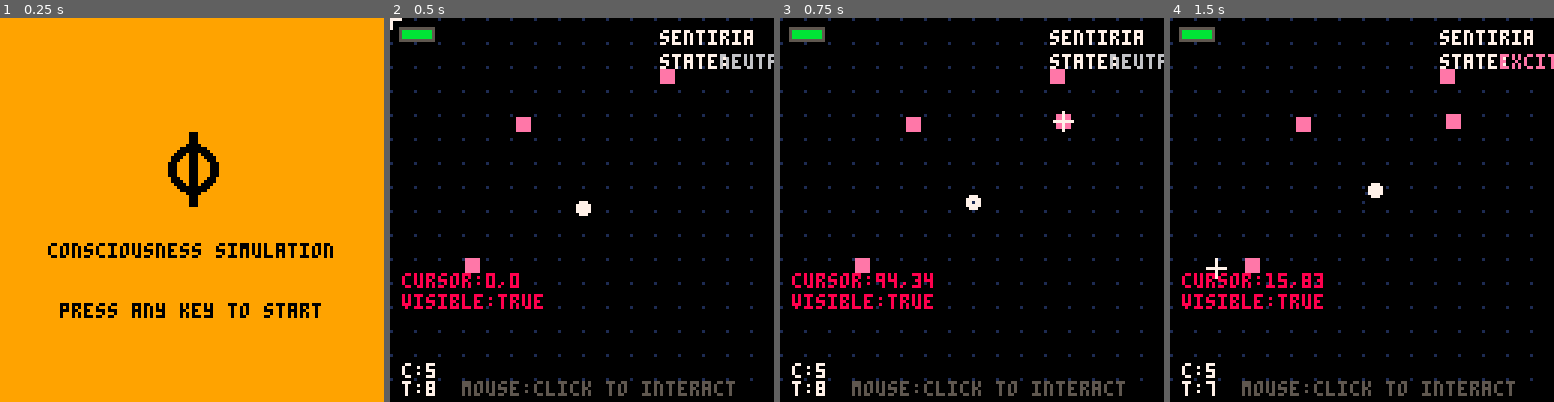
Above: before the commit, frames 1-4 (left to right).
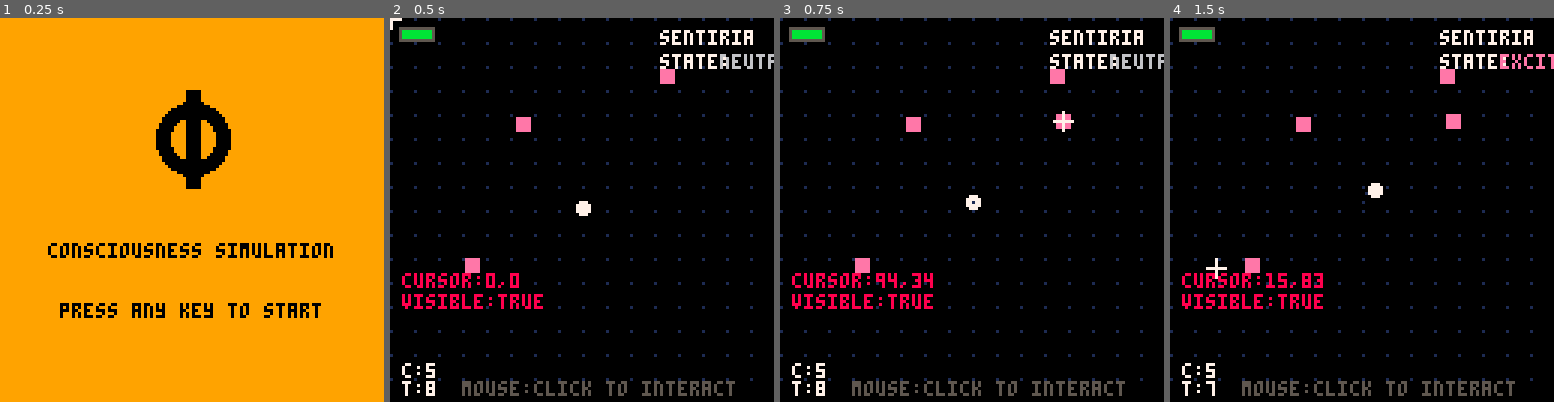
Above: after the commit, the same moments.

Repository: lopanapol/sentium-pico
Game: PICO-8 cartridge sentium_pixel.p8
Same seed, same stepped clock (60 frames per second), same inputs: the game is played once before the commit and once after it.
Inputs (mouse positions are in pixels of both pictures, inside the frame that each line leads up to):
- Up to frame 1 (0.25 s): no input
- Up to frame 2 (0.5 s): tap X (X key) at 0.33 s
- Up to frame 3 (0.75 s): click (1060, 121) at 0.67 s; tap O (Z key) at 0.7 s
- Up to frame 4 (1.5 s): tap X (X key) at 1.07 s; click (1216, 267) at 1.22 s

The runs differ from the first frame. In frame 1, 2.6% of the frame differs, in the area x 40-61%, y 18-50%; in frame 2, nothing differs; in frame 3, nothing differs; in frame 4, nothing differs.

Commit message:
Adjust splash screen symbol position and enhance symbol rendering for improved visibility

Diff:
--- a/sentium_pixel.p8
+++ b/sentium_pixel.p8
@@ -648,7 +648,7 @@
 
   -- Draw simple centered symbol instead of text
   local symbol_x = 64 -- Center of screen
-  local symbol_y = 50 -- Vertically centered
+  local symbol_y = 40 -- Moved up (was 50)
 
   draw_simple_symbol(symbol_x, symbol_y, 0) -- Black color, centered
 
@@ -668,14 +668,16 @@
 function draw_simple_symbol(x, y, color)
   -- Draw simple symbol: extra bold circle with thick vertical line
 
-  -- Draw a solid black circle with hollow center
-  circfill(x, y, 8, color)  -- Outer filled circle
-  circfill(x, y, 5, 9)      -- Inner circle filled with background color (orange)
-
-  -- Draw a thick vertical line through the center
-  line(x-1, y-12, x-1, y+12, color)
-  line(x, y-12, x, y+12, color)
-  line(x+1, y-12, x+1, y+12, color)
+  -- Draw a bigger, thicker solid black circle with hollow center
+  circfill(x, y, 12, color)  -- Outer filled circle (bigger)
+  circfill(x, y, 7, 9)       -- Inner circle filled with background color (orange)
+
+  -- Draw a much thicker vertical line through the center (5 pixels wide to match circle thickness)
+  line(x-2, y-16, x-2, y+16, color)
+  line(x-1, y-16, x-1, y+16, color)
+  line(x, y-16, x, y+16, color)
+  line(x+1, y-16, x+1, y+16, color)
+  line(x+2, y-16, x+2, y+16, color)
 end
 
 function draw_large_text(text, x, y, color)
